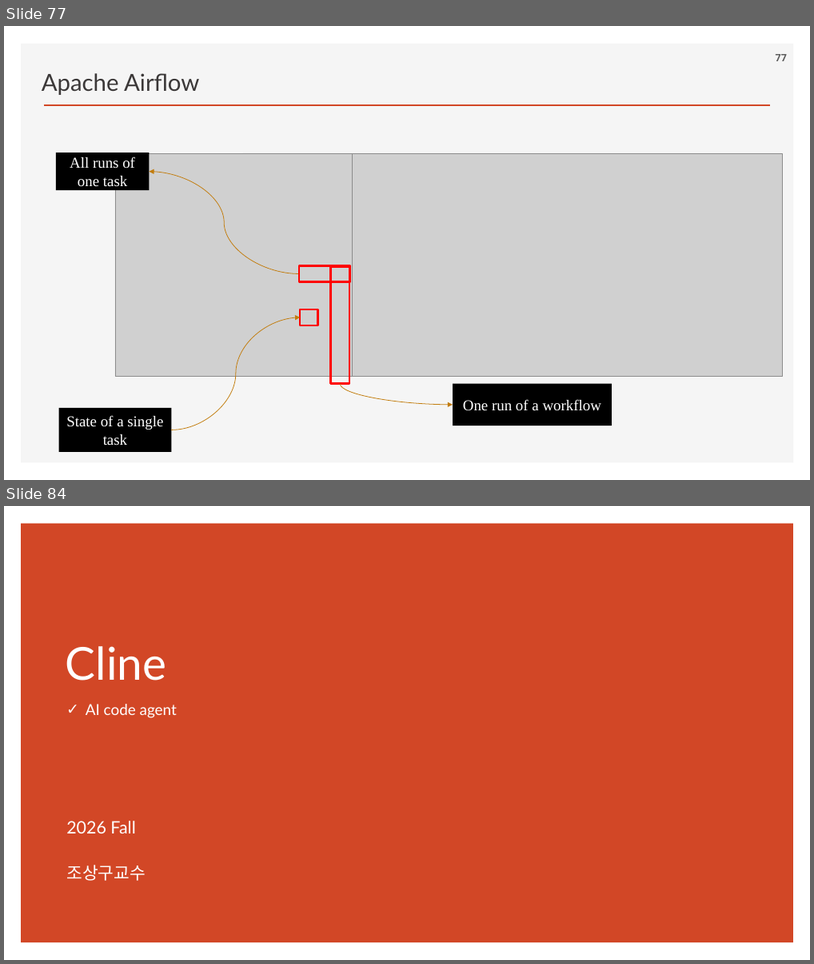
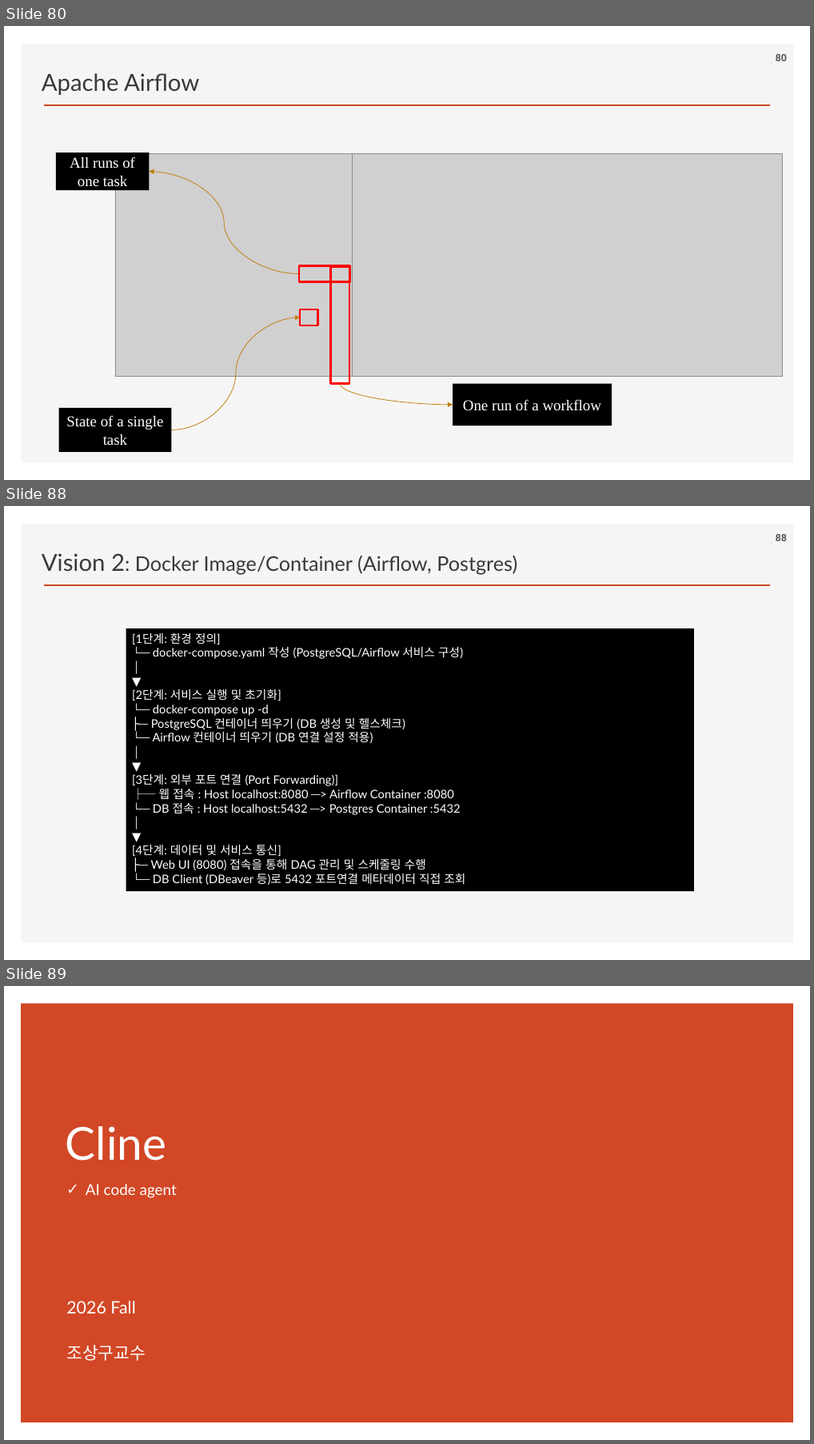
Before and after one commit to ancestor9/2026_Fall_AI-Workflow, a slide deck: PPTs/00_App Deployment.pptx. Shown one above the other, each under a label of ours: slides 77 and 84 before the commit, slides 80, 88 and 89 after it; the slides between them are not shown. The pictures are 814x964 and 814x1444 pixels, drawn with LibreOffice and Linux fonts; fonts in the diff are those of the drawing; grey boxes stand for pictures; background and template pictures are left out. Boxes give left, top, right and bottom in pixels: in the first picture for what was removed or moved away, otherwise in the second. Text is boxed around its words. In the diff, an @@ line names an element or a change of style, - is before the commit and + after.

```diff
--- a/PPTs/00_App Deployment.pptx
+++ b/PPTs/00_App Deployment.pptx
@@ slide 88 added at bbox=[4, 506, 810, 960], background #FFFFFF; not listed: 2 template elements that a slide beside it also shows @@
@@ text added at bbox=[42, 553, 518, 574], 24 pt, text #3B3838 @@
+Vision 2: Docker Image/Container (Airflow, Postgres)
@@ page number added at bbox=[776, 534, 787, 541], 12 pt, text #595959, bold @@
+88
@@ rectangle added at bbox=[126, 628, 694, 891], fill #000000, 14 pt, text #FFFFFF @@
+[1단계: 환경 정의]
+└─ docker-compose.yaml 작성 (PostgreSQL/Airflow 서비스 구성)
+│
+▼
+[2단계: 서비스 실행 및 초기화]
+└─ docker-compose up -d
+├─ PostgreSQL 컨테이너 띄우기 (DB 생성 및 헬스체크)
+└─ Airflow 컨테이너 띄우기 (DB 연결 설정 적용)
+│
+▼
+[3단계: 외부 포트 연결 (Port Forwarding)]
+├─ 웹 접속 : Host localhost:8080 ─> Airflow Container :8080
+└─ DB 접속 : Host localhost:5432 ─> Postgres Container :5432
+│
+▼
+[4단계: 데이터 및 서비스 통신]
+├─ Web UI (8080) 접속을 통해 DAG 관리 및 스케줄링 수행
+└─ DB Client (DBeaver 등)로 5432 포트연결 메타데이터 직접 조회
@@ what was slide 77 is now slide 80 @@
@@ page number at bbox=[776, 54, 787, 61]: text changed @@
-77
+80
@@ what was slide 84 is now slide 89 @@
```
Also in this commit, not shown: 5 other slides added.
